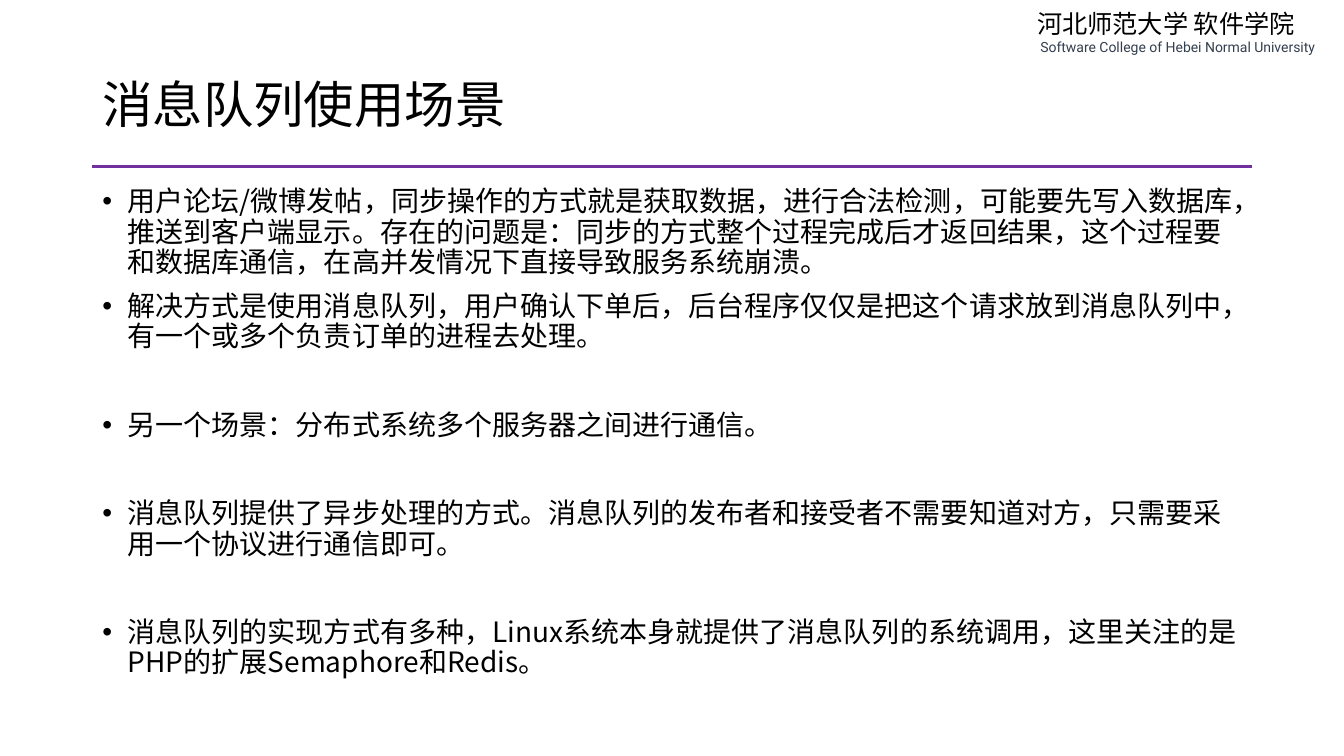
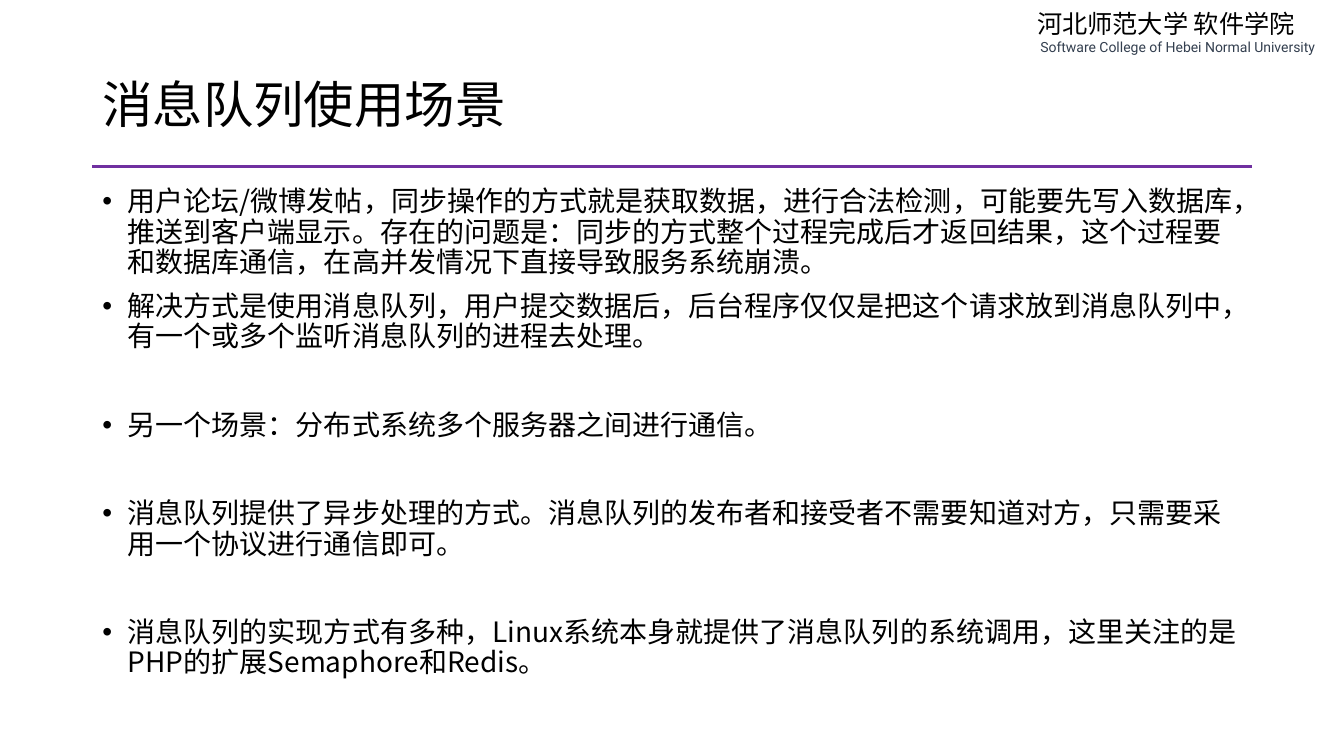
Before and after one commit to edu2act/course-php-serverside-development-on-linux, a slide deck: slide 5 of materials/slides/ch07-message-queue.pptx. Drawn at 1344x756 pixels with LibreOffice and Linux fonts; fonts in the diff are those of the drawing. Boxes give left, top, right and bottom in pixels: in the first picture for what was removed or moved away, otherwise in the second. Text is boxed around its words. In the diff, an @@ line names an element or a change of style, - is before the commit and + after.

```diff
--- a/materials/slides/ch07-message-queue.pptx
+++ b/materials/slides/ch07-message-queue.pptx
@@ text at (x1=128, y1=292, x2=1250, y2=349): text changed @@
-• 解决方式是使用消息队列，用户确认下单后，后台程序仅仅是把这个请求放到消息队列中，有一个或多个负责订单的进程去处理。
+• 解决方式是使用消息队列，用户提交数据后，后台程序仅仅是把这个请求放到消息队列中，有一个或多个监听消息队列的进程去处理。
```
Also in this commit, not shown: 3 other slides changed, 2 other files.
